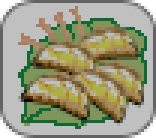
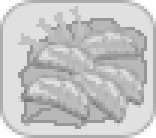
Layered file, before and after one edit (156x138). Changes by layer:
pixels changed over left=0, top=0, right=156, bottom=138 (layer not identified)
